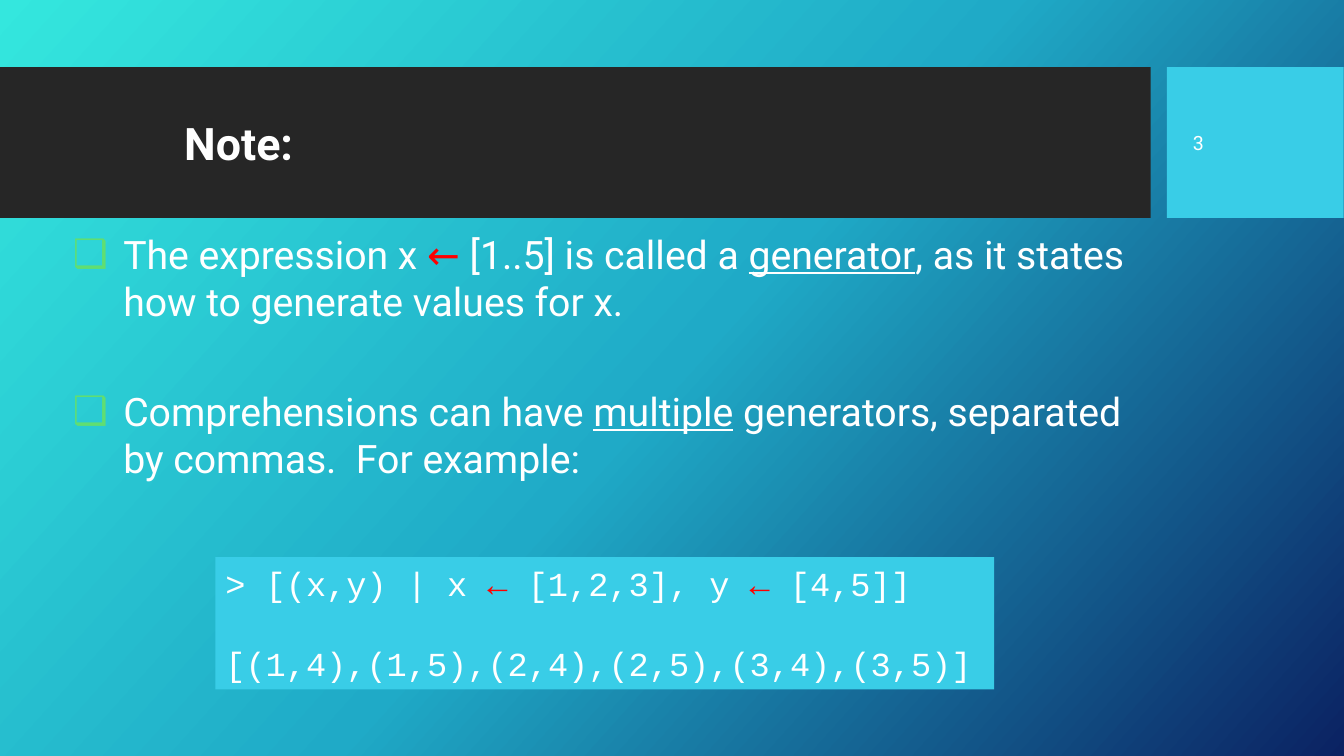
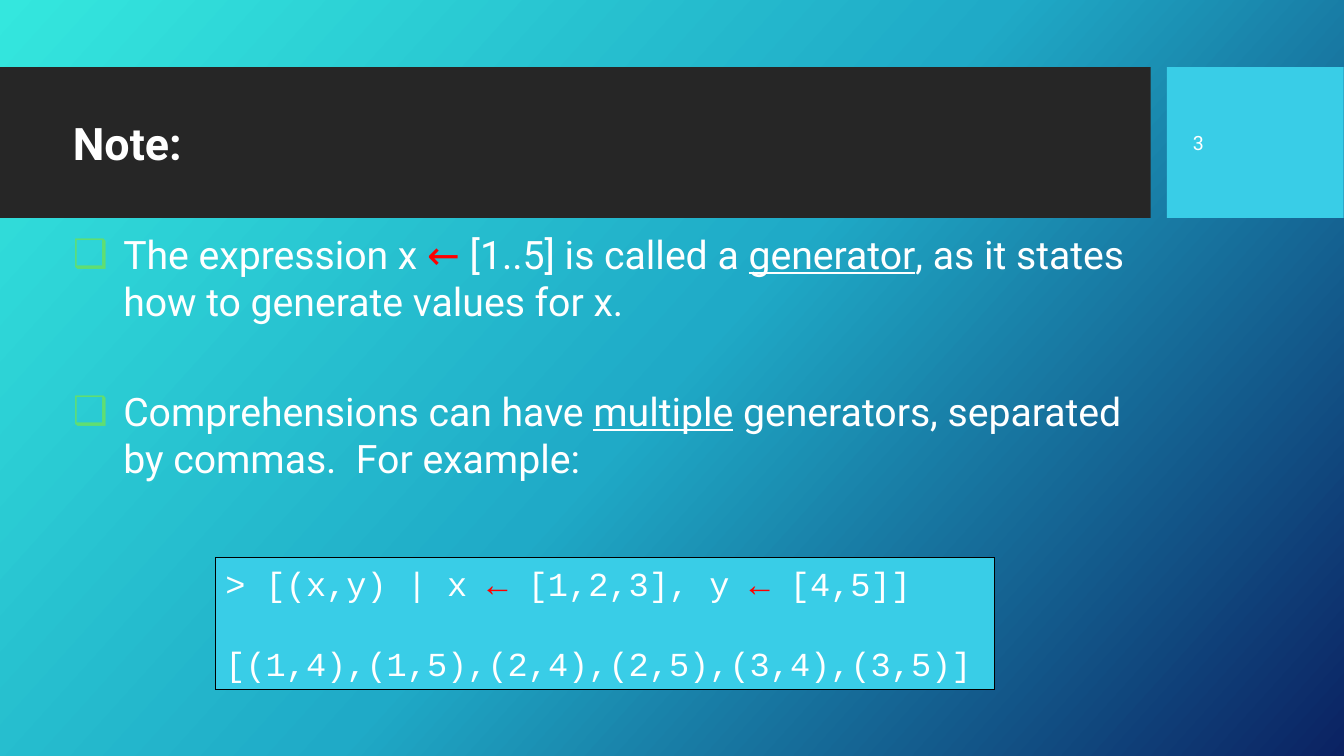
Before and after one commit to Fun-Prog-26/fun-prog-26, a slide deck: slide 4 of topic05-list-comprehensions/unit-05a-lectures/talk-1/a-list-comprehensions.pptx. Drawn at 1344x756 pixels with LibreOffice and Linux fonts; fonts in the diff are those of the drawing; background and template pictures are left out. Boxes give left, top, right and bottom in pixels: in the first picture for what was removed or moved away, otherwise in the second. Text is boxed around its words. In the diff, an @@ line names an element or a change of style, - is before the commit and + after.

```diff
--- a/topic05-list-comprehensions/unit-05a-lectures/talk-1/a-list-comprehensions.pptx
+++ b/topic05-list-comprehensions/unit-05a-lectures/talk-1/a-list-comprehensions.pptx
@@ text "Note:": place and size @@
-text "Note:" at [184,128,293,161]
+text "Note:" at [73,128,182,161]
@@ rectangle "> [(x,y) | x ← ..." at [216,558,995,690]: outline none to #000000 0.75 pt @@
```
Also in this commit, not shown: 19 other slides changed, 17 other files.
